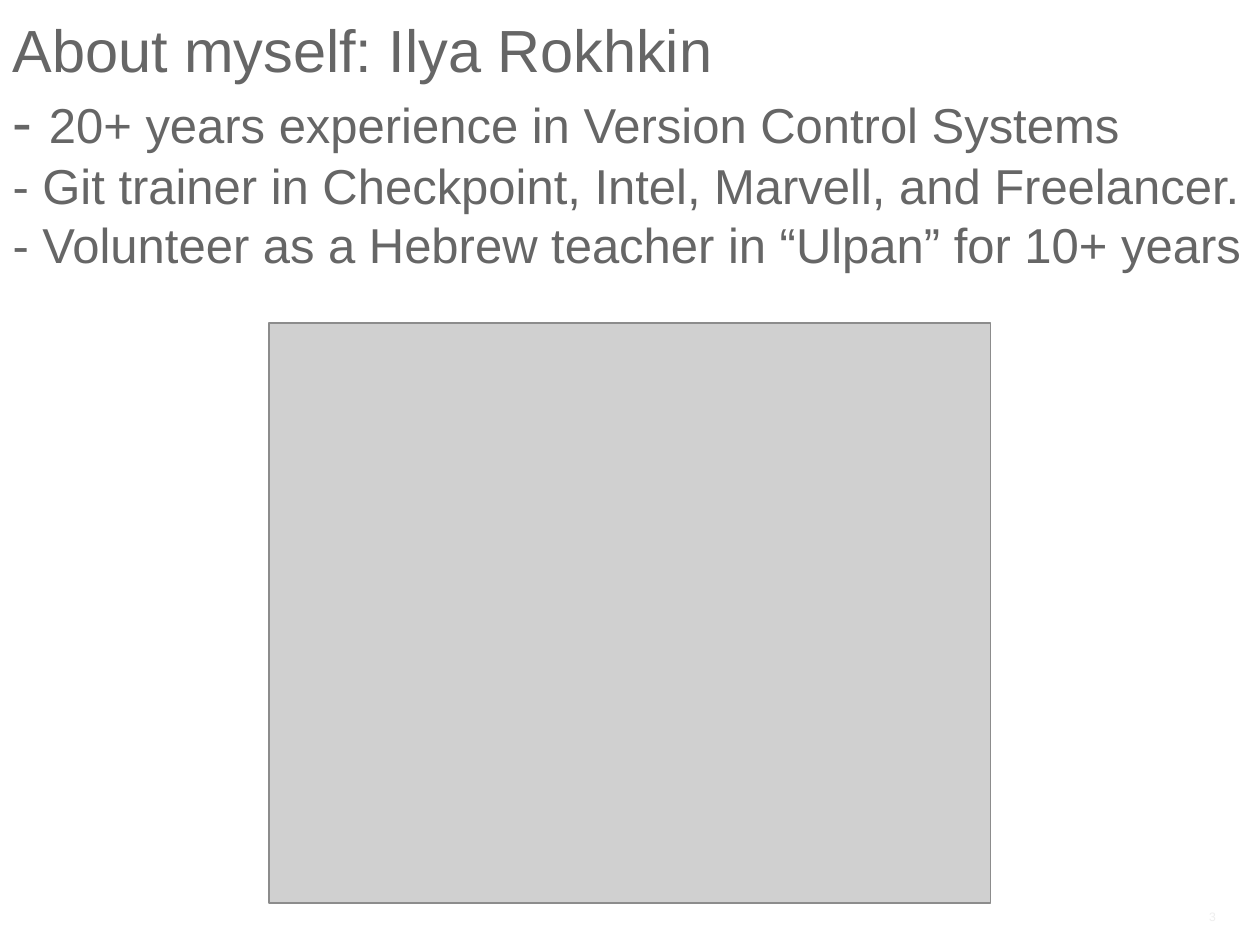
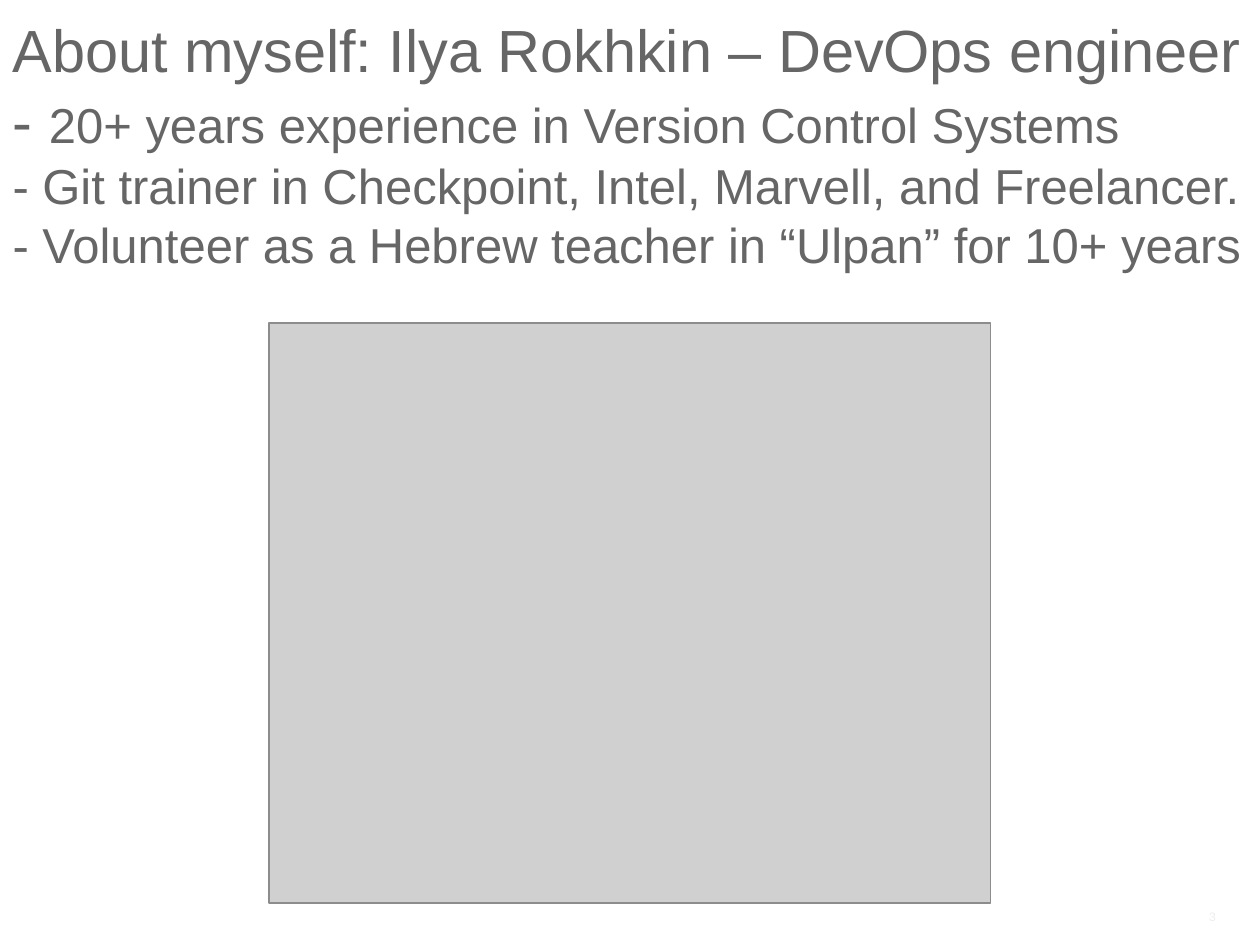
Before and after one commit to ilyaro/mysite, a slide deck: slide 3 of WorkStuff/Courses/Git/Git_General_Training_Lab/Git_General_Training_GitHub.pptx. Drawn at 1260x945 pixels with LibreOffice and Linux fonts; fonts in the diff are those of the drawing; grey boxes stand for pictures. Boxes give left, top, right and bottom in pixels: in the first picture for what was removed or moved away, otherwise in the second. Text is boxed around its words. In the diff, an @@ line names an element or a change of style, - is before the commit and + after.

```diff
--- a/WorkStuff/Courses/Git/Git_General_Training_Lab/Git_General_Training_GitHub.pptx
+++ b/WorkStuff/Courses/Git/Git_General_Training_Lab/Git_General_Training_GitHub.pptx
@@ title at [13, 29, 1241, 273]: text changed @@
-About myself: Ilya Rokhkin
-- 20+ years experience in Version Control Systems
-- Git trainer in Checkpoint, Intel, Marvell, and Freelancer.
-- Volunteer as a Hebrew teacher in “Ulpan” for 10+ years
+About myself: Ilya Rokhkin – DevOps engineer
+- 20+ years experience in Version Control Systems
+- Git trainer in Checkpoint, Intel, Marvell, and Freelancer.
+- Volunteer as a Hebrew teacher in “Ulpan” for 10+ years
```
Also in this commit, not shown: 1 other slide changed, 1 other file.
